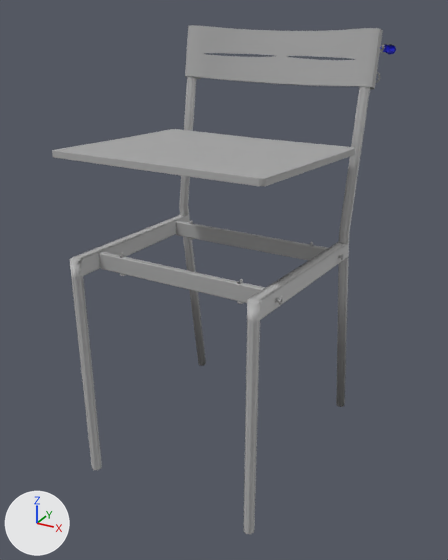
The FBX model vufAssemblyAR/Assets/AssemblyAR/Art/Silla/6/Animation 6.fbx, before and after one commit.
Rendered twice from a 50 mm camera at (0.496, -0.974, 0.834) aimed at (-0.037, -0.004, 0.349). The lights are fixed; the arrows at lower left show +X, +Y and +Z. Both versions are drawn at frame 2 of the action 'Take 001|BaseLayer'; the numbers are the values there.

In view in the first picture: 'Leg_L', 'Respaldo', 'leg_R', 'pasted__Hierro_G', 'pasted__Hierro_P', 'pasted__Tabla'.
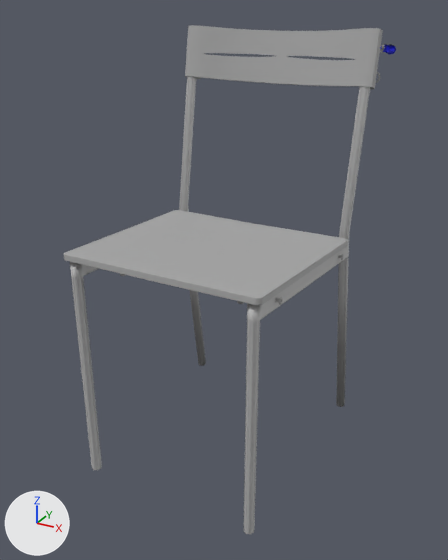
Patch to the scene script:
```diff
--- a/vufAssemblyAR/Assets/AssemblyAR/Art/Silla/6/Animation 6.fbx.py
+++ b/vufAssemblyAR/Assets/AssemblyAR/Art/Silla/6/Animation 6.fbx.py
@@ ob_pasted__tabla @@
 ob_pasted__tabla.parent = ob_tabla_hierros
-ob_pasted__tabla.location = (0.0, 18.71, 0.011)
+ob_pasted__tabla.location = (0.0, 1.448, 0.011)
 ob_pasted__tabla.rotation_euler = (-1.502, 0.0, -3.142)  # degrees (-86, 0, -180)
```

What differs and where, as boxes (x1, y1, x2, y2) in the pictures (448 x 560 px):
'pasted__Tabla', moved: before (52, 129, 356, 186); after (64, 210, 348, 305)
'pasted__Hierro_P', unchanged, covered by the edit: before (99, 252, 266, 303)
'pasted__Hierro_G', unchanged, covered by the edit: before (176, 221, 328, 260)
